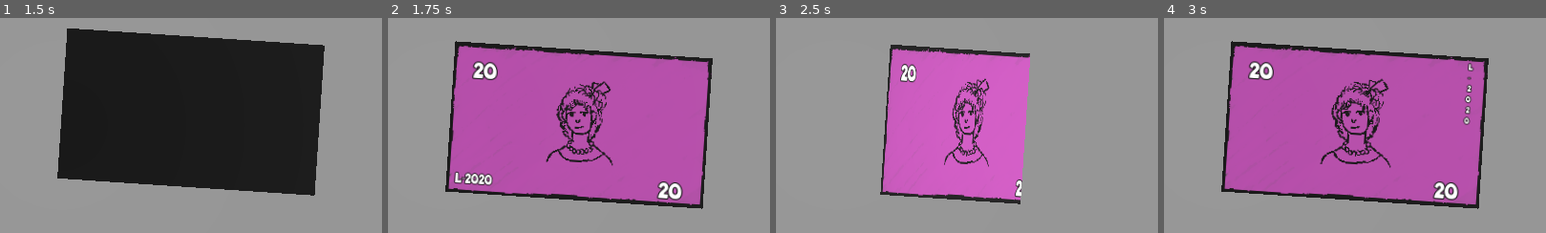
Above: before the commit, frames 1-4 (left to right).
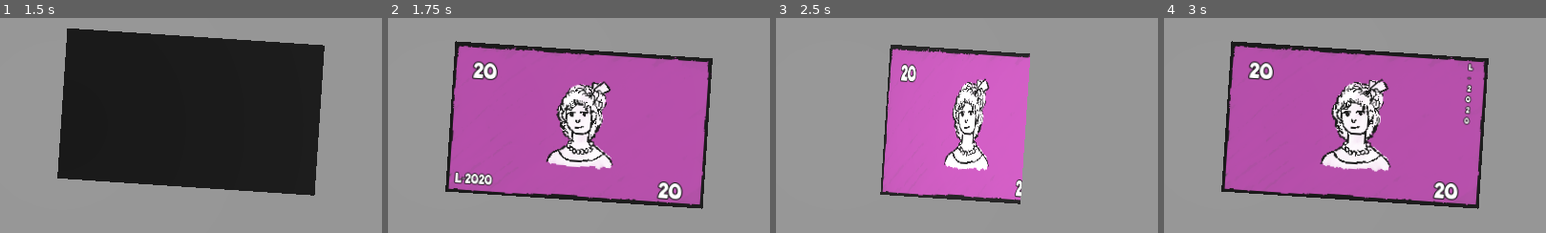
Above: after the commit, the same moments.

Repository: KaitoGameDev/brackeys-gj-2026-2
Game: Godot game, scene res://source/main.tscn
Same seed, same stepped clock (60 frames per second), same inputs: the game is played once before the commit and once after it.
Inputs (mouse positions are % of the whole screen's width and height, from its top left):
- Up to frame 1 (1.5 s): move the mouse to (72, 45) at 0.52 s; click (72, 45) at 0.67 s; move the mouse to (30, 55) at 1.27 s; click (30, 55) at 1.42 s
- Up to frame 2 (1.75 s): no input
- Up to frame 3 (2.5 s): move the mouse to (60, 28) at 2.02 s; click (60, 28) at 2.17 s
- Up to frame 4 (3 s): move the mouse to (45, 70) at 2.77 s; click (45, 70) at 2.92 s
The pictures show only the part of the screen within x 42-92%, y 25-75%; the shares and areas given below are measured in that part.

Frame 1 is identical in both runs. In frame 2, 3.6% of the frame differs, in the area x 42-59%, y 29-71%; in frame 3, 2.5%; in frame 4, 4.0%, in the area x 41-60%, y 28-72%.

Commit message:
fix: remove self_module from the Money instances

Diff:
--- a/source/money/money.gd
+++ b/source/money/money.gd
@@ -16,11 +16,11 @@
 		front_content.add_serial(money_resource.front_serial)
 		front_content.bg_color.self_modulate = money_resource.front_color
 		front_content.stamp.texture = money_resource.front_stamp
-		front_content.stamp.self_modulate = money_resource.front_color
+		#front_content.stamp.self_modulate = money_resource.front_color
 
 		back_content.top_left_value_label.text = str(money_resource.back_value)
 		back_content.bottom_right_value_label.text = str(money_resource.back_value)
 		back_content.bg_color.self_modulate = money_resource.back_color
 		back_content.add_serial(money_resource.back_serial)
 		back_content.stamp.texture = money_resource.back_stamp
-		back_content.stamp.self_modulate = money_resource.back_color
+		#back_content.stamp.self_modulate = money_resource.back_color
